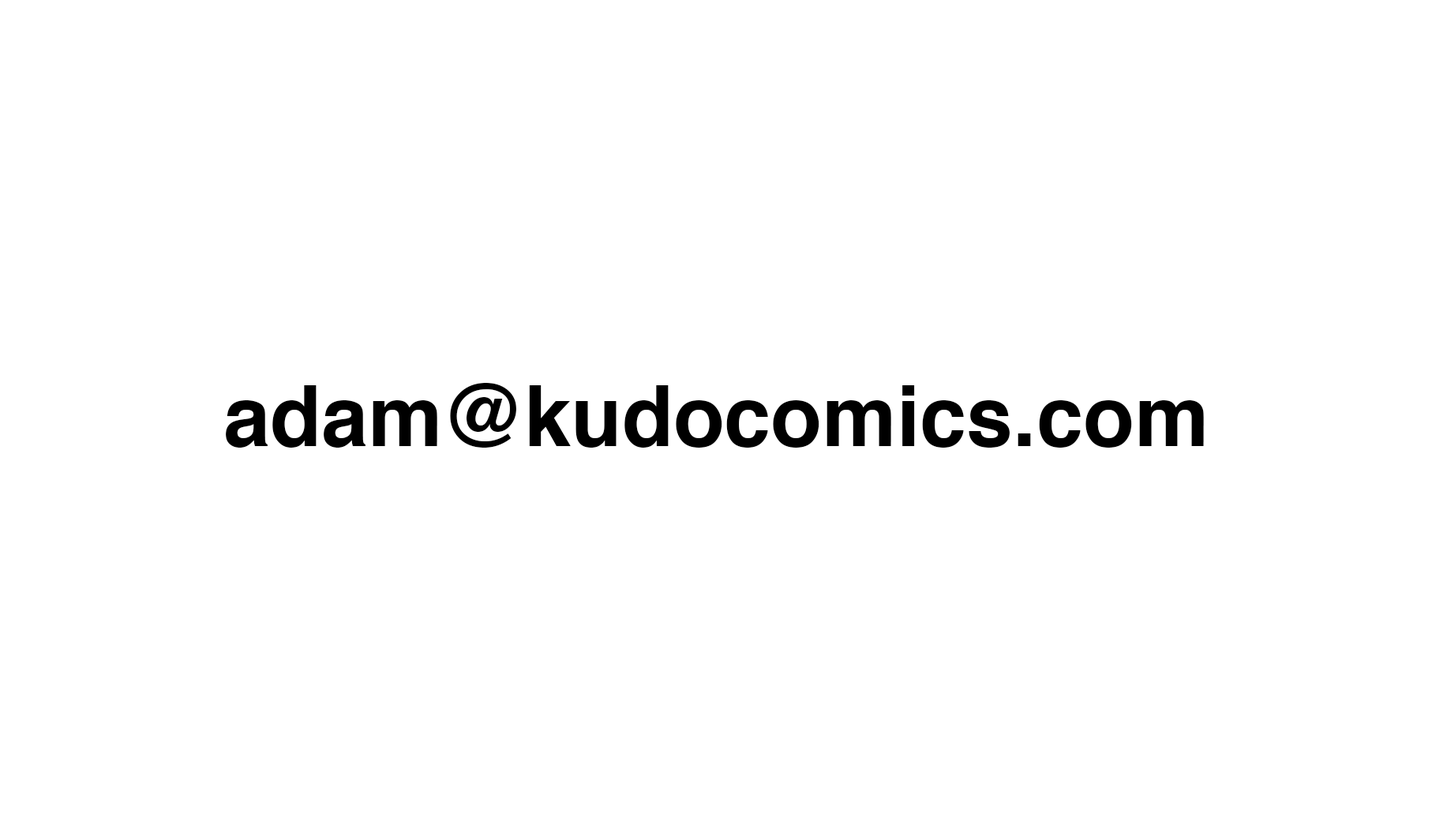
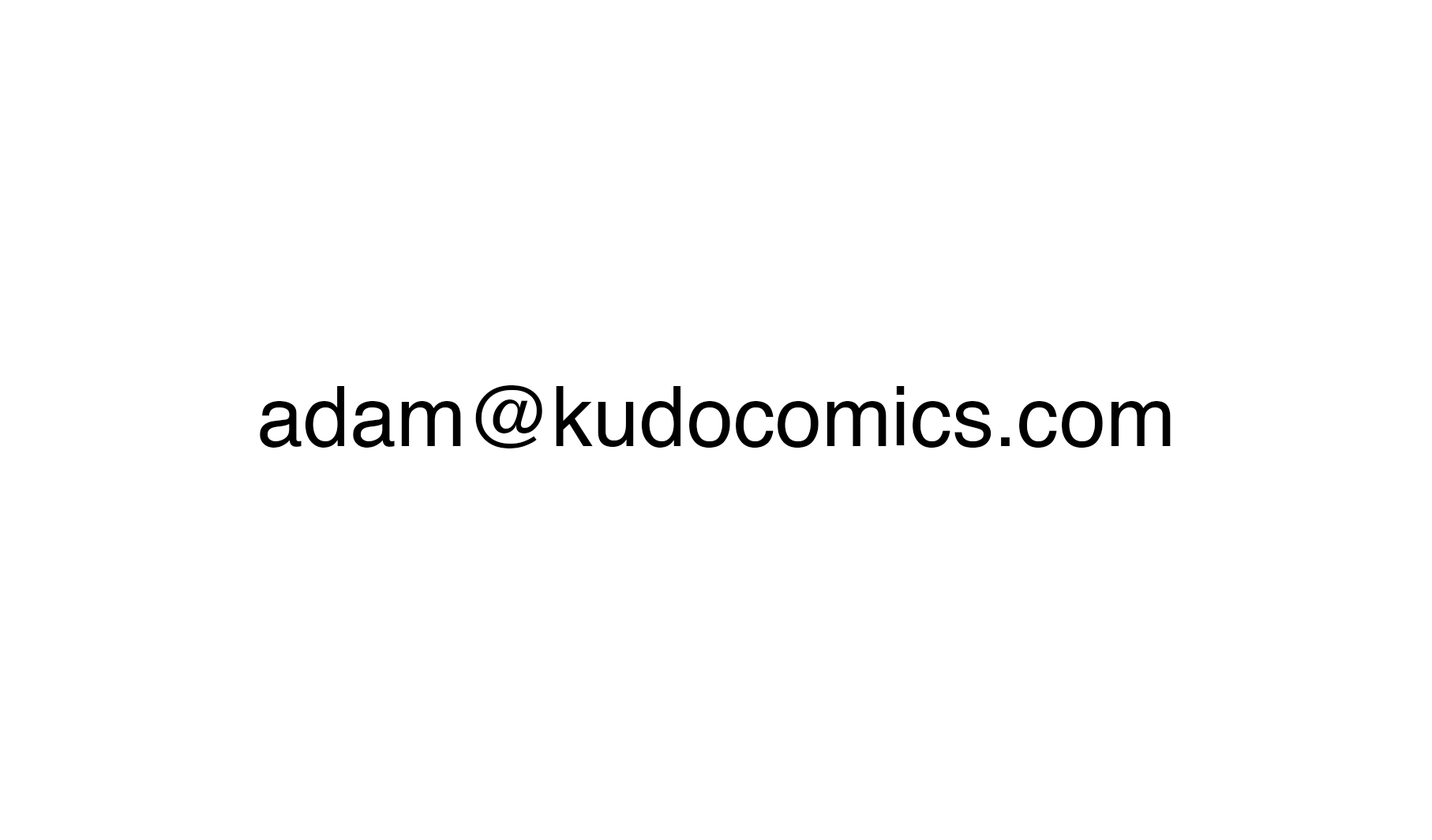
The second 1432×840 image is a revision of the first. Changes to its layers:
painted on "adam@kudocomics.com" over 225, 382, 1205, 449
